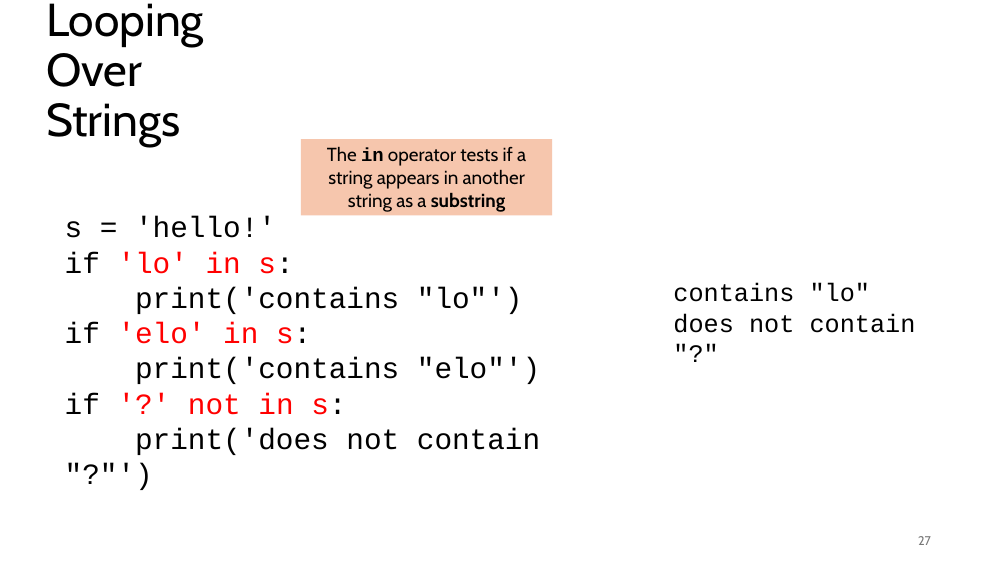
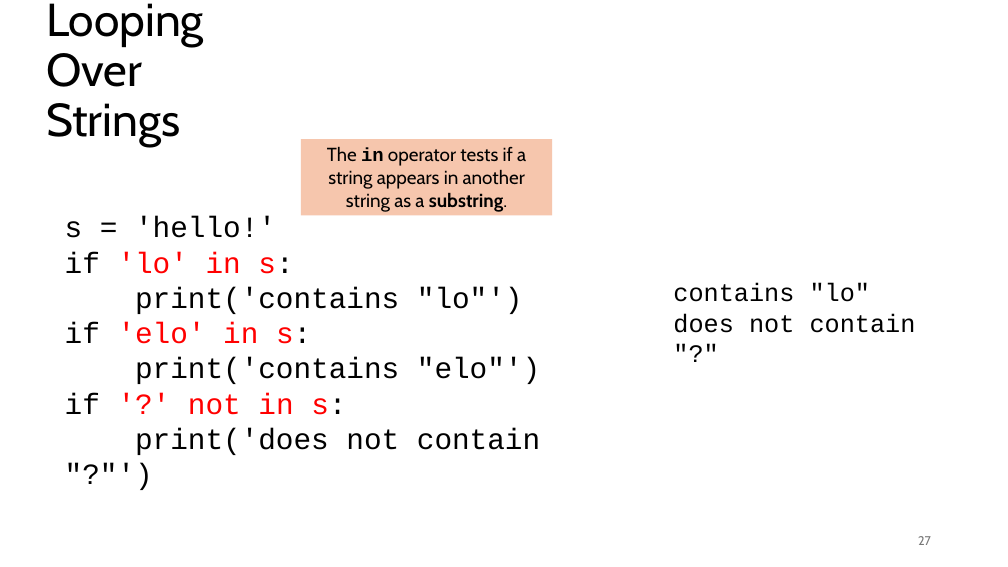
Before and after one commit to tjd1234/cmpt120spring2026, a slide deck: slide 27 of lecture_notes/chapter7/chapter7.pptx. Drawn at 1008x567 pixels with LibreOffice and Linux fonts; fonts in the diff are those of the drawing. Boxes give left, top, right and bottom in pixels: in the first picture for what was removed or moved away, otherwise in the second. Text is boxed around its words. In the diff, an @@ line names an element or a change of style, - is before the commit and + after.

```diff
--- a/lecture_notes/chapter7/chapter7.pptx
+++ b/lecture_notes/chapter7/chapter7.pptx
@@ text in rectangle at [327,146,526,212]: text changed @@
-The in operator tests if a string appears in another string as a substring
+The in operator tests if a string appears in another string as a substring.
```
Also in this commit, not shown: 18 other slides changed, 6 slides added, 2 other files.
